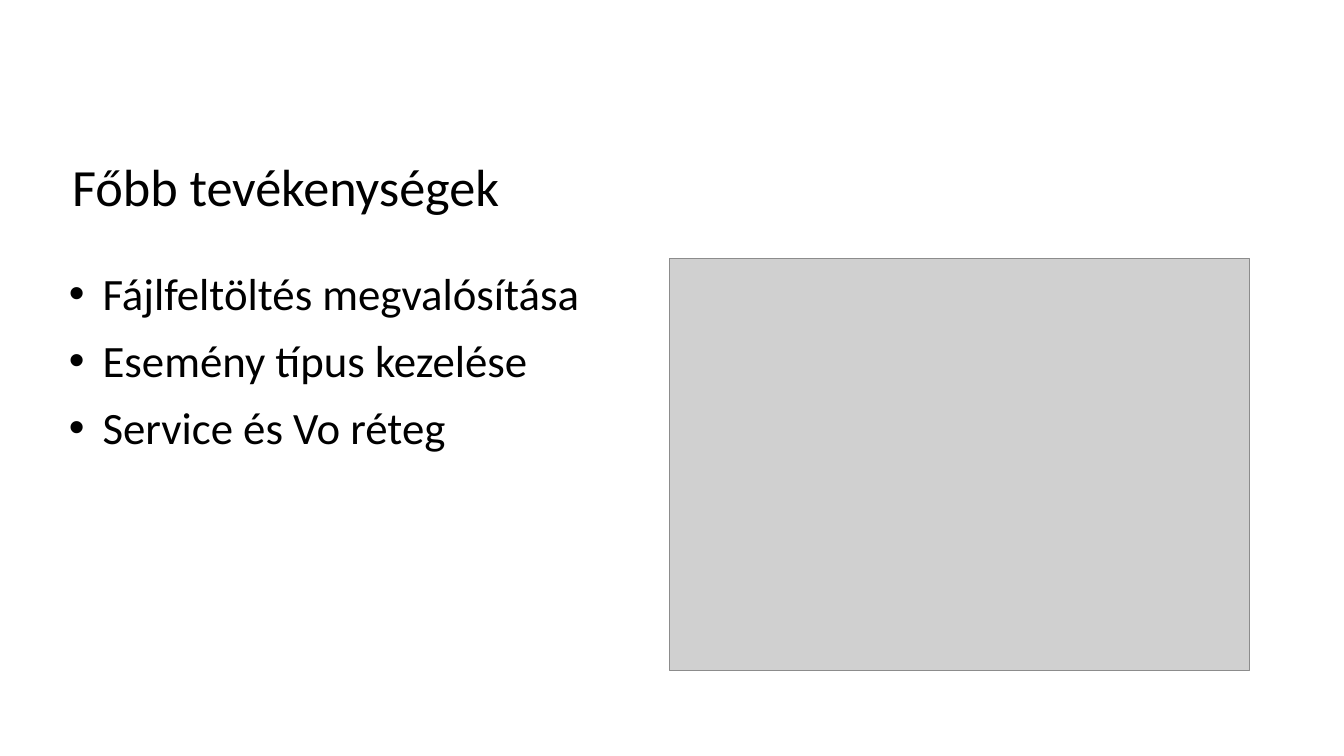
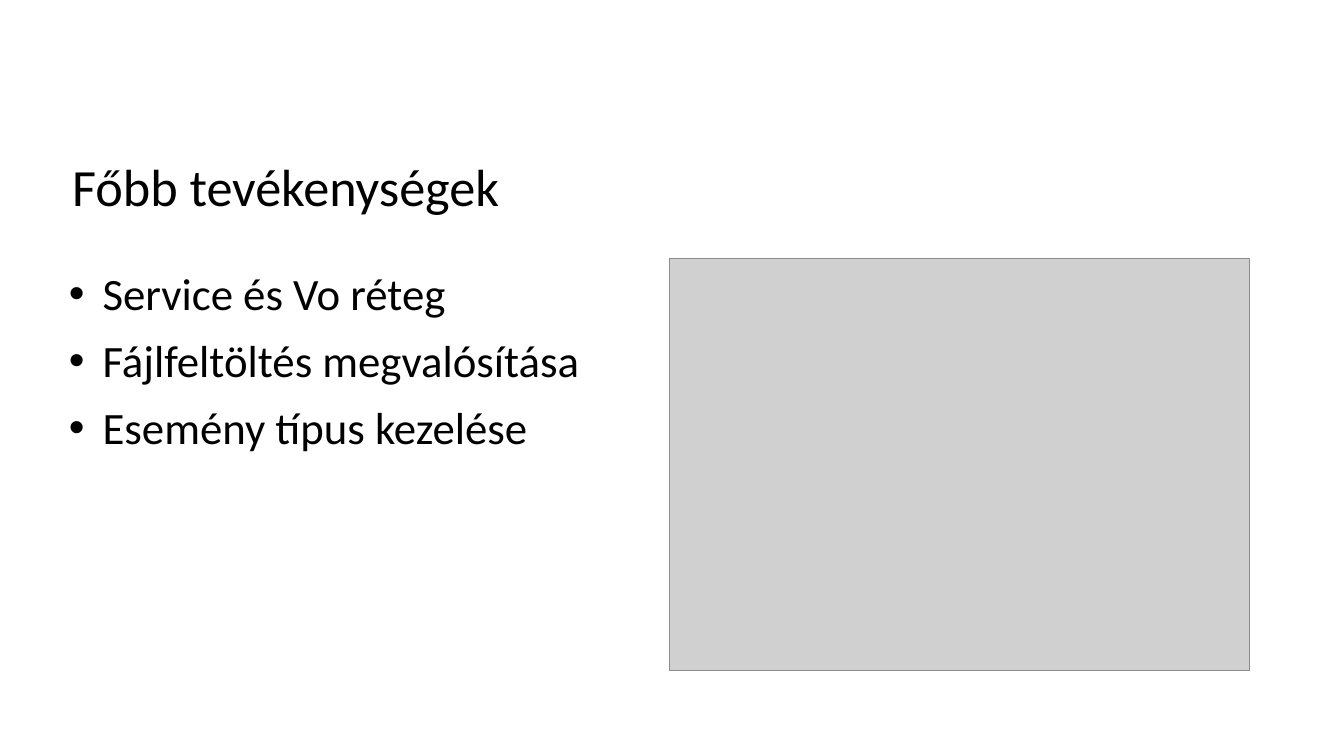
Before and after one commit to schonherz-java-ee-2016-summer/project, a slide deck: slide 3 of presentations/venue/czegenyi_roland/prezi_JAVA_EE_czegenyi_roland.pptx. Drawn at 1344x756 pixels with LibreOffice and Linux fonts; fonts in the diff are those of the drawing; grey boxes stand for pictures; background and template pictures are left out. Boxes give left, top, right and bottom in pixels: in the first picture for what was removed or moved away, otherwise in the second. Text is boxed around its words. In the diff, an @@ line names an element or a change of style, - is before the commit and + after.

```diff
--- a/presentations/venue/czegenyi_roland/prezi_JAVA_EE_czegenyi_roland.pptx
+++ b/presentations/venue/czegenyi_roland/prezi_JAVA_EE_czegenyi_roland.pptx
@@ text at (x1=103, y1=279, x2=445, y2=318): paragraph added @@
+• Service és Vo réteg
@@ text at (x1=103, y1=413, x2=445, y2=452): paragraph removed @@
-• Service és Vo réteg
```
Also in this commit, not shown: 3 other slides changed.
